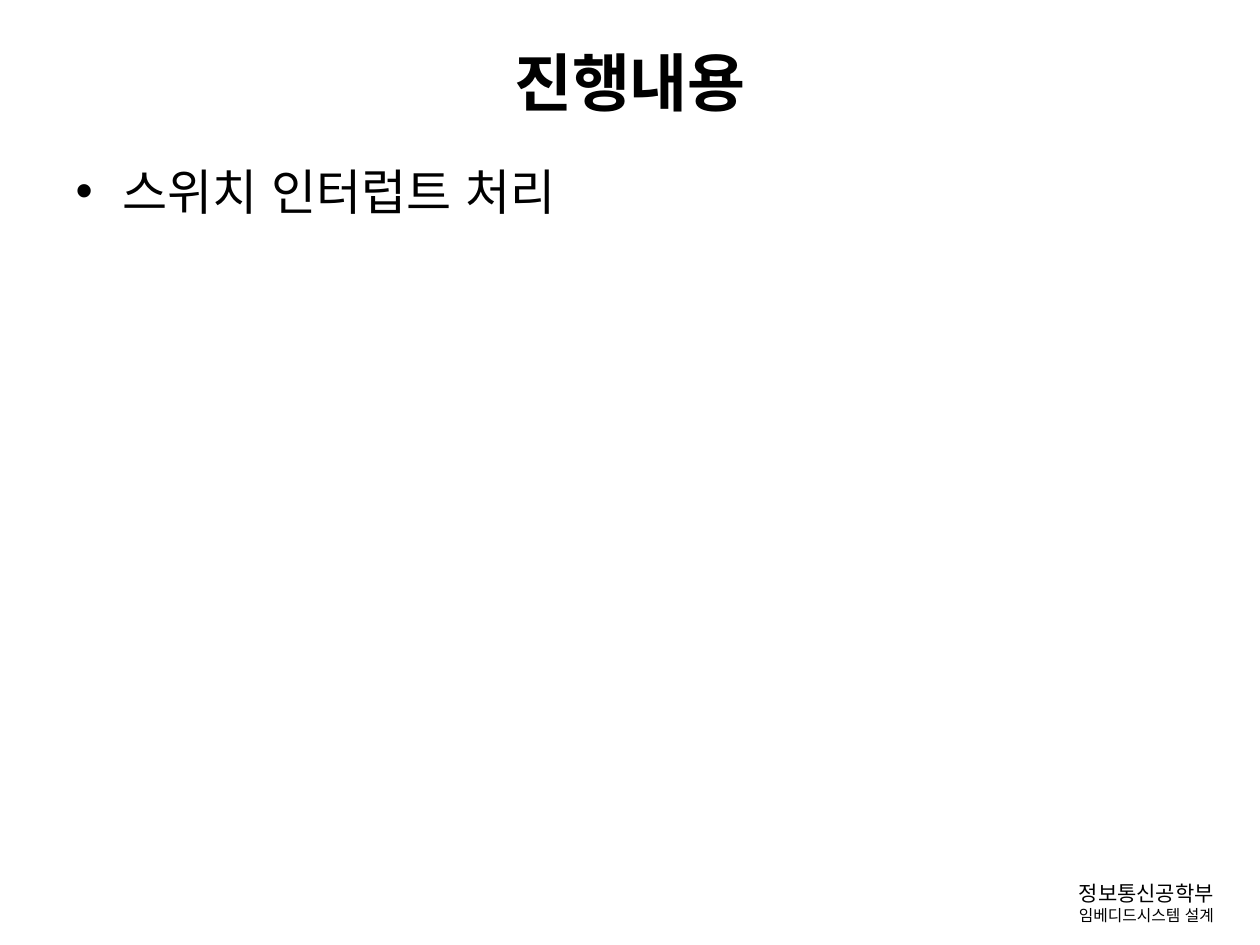
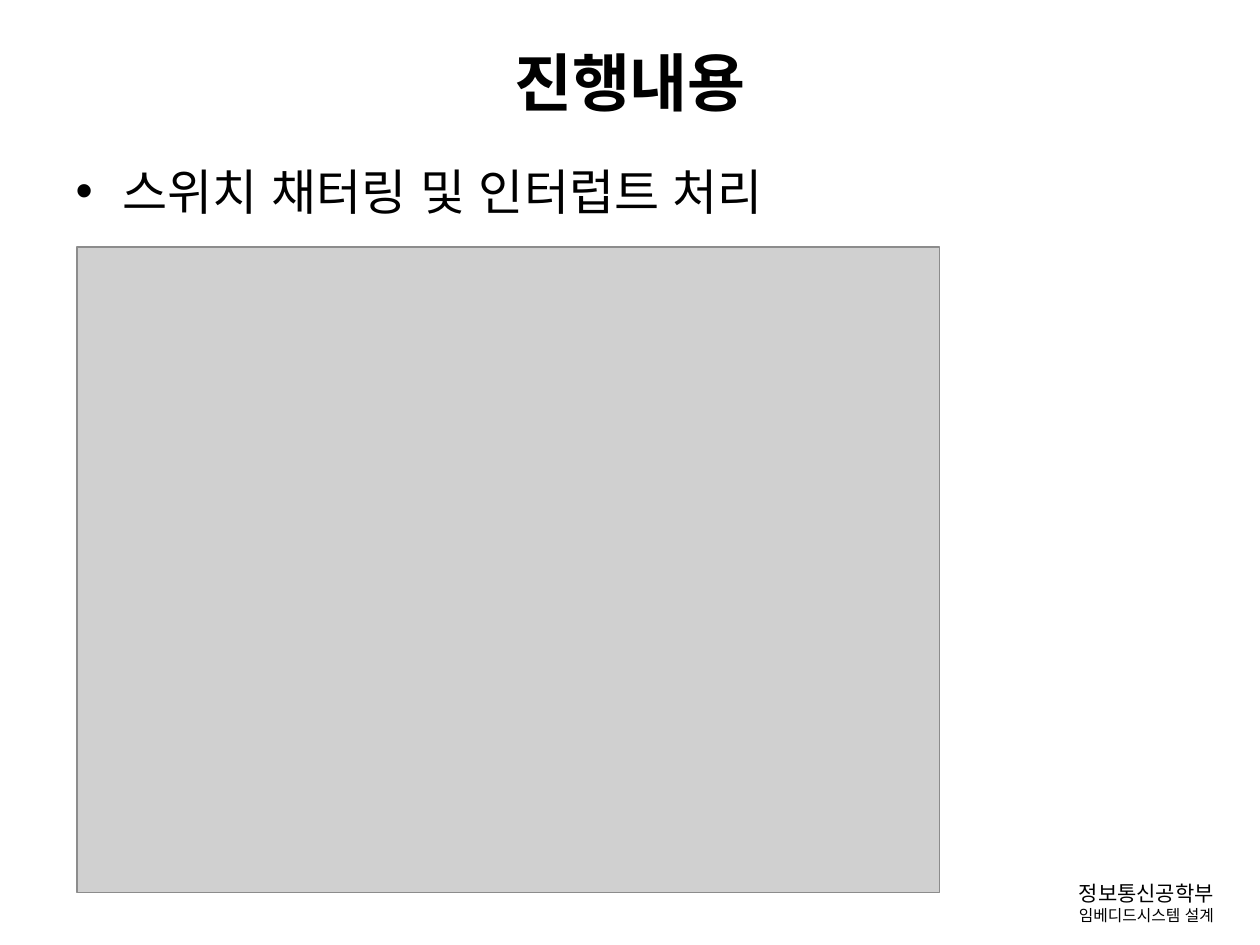
Before and after one commit to gusghrlrl101/Diving-Computer, a slide deck: slide 9 of 발표관련/임베디드_중간보고.pptx (slide 8 before the commit). Drawn at 1260x945 pixels with LibreOffice and Linux fonts; fonts in the diff are those of the drawing; grey boxes stand for pictures; background and template pictures are left out. Boxes give left, top, right and bottom in pixels: in the first picture for what was removed or moved away, otherwise in the second. Text is boxed around its words. In the diff, an @@ line names an element or a change of style, - is before the commit and + after.

```diff
--- a/발표관련/임베디드_중간보고.pptx
+++ b/발표관련/임베디드_중간보고.pptx
@@ text at box(123, 169, 763, 214): text changed @@
-• 스위치 인터럽트 처리
+• 스위치 채터링 및 인터럽트 처리
@@ picture added at box(77, 247, 940, 892) @@
```
Also in this commit, not shown: 9 other slides changed, 5 slides added, 1 other file.
